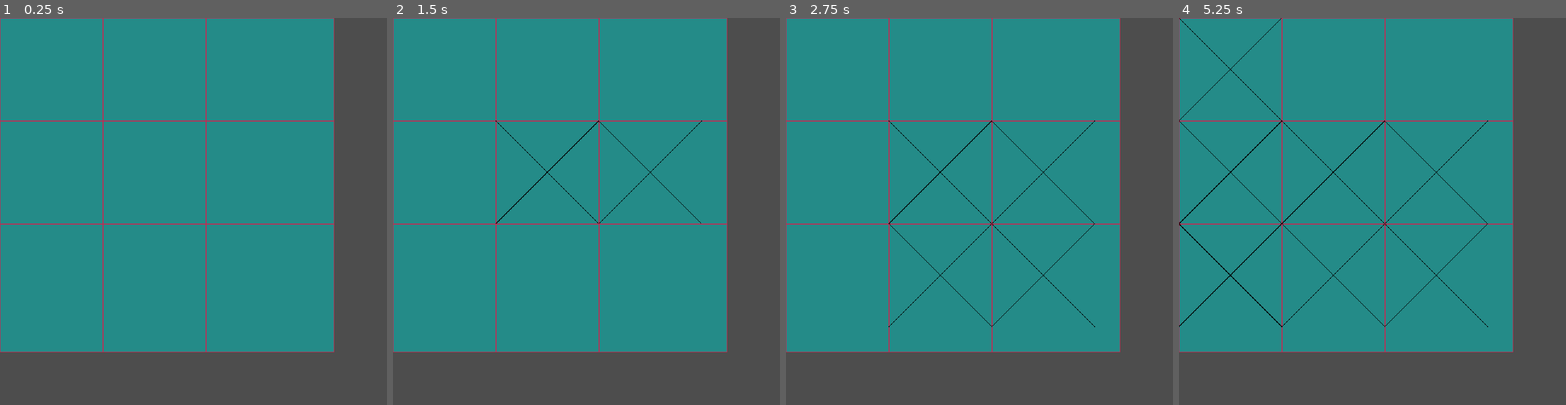
Above: before the commit, frames 1-4 (left to right).
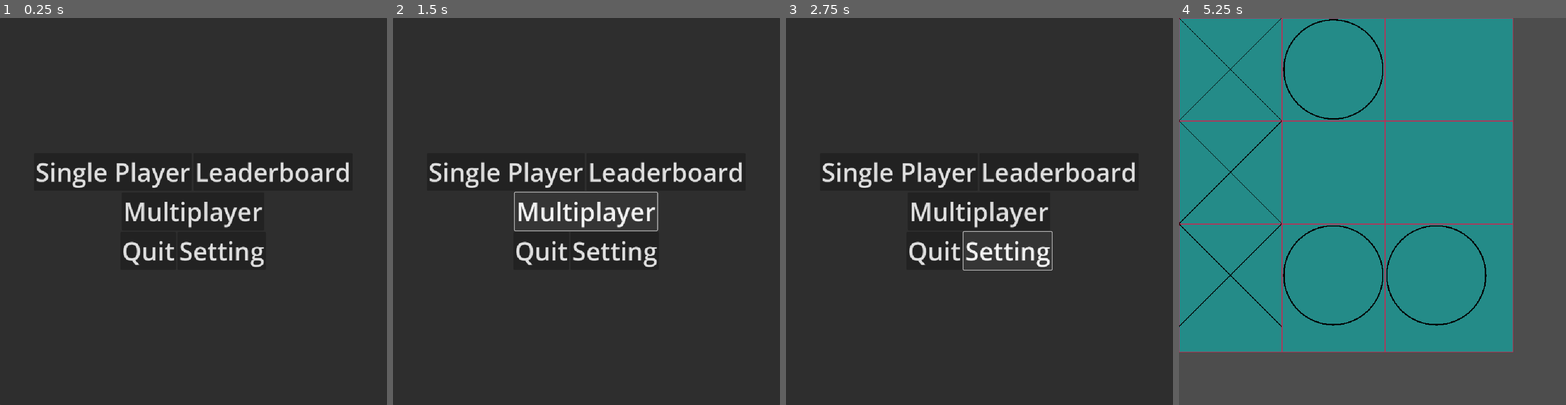
Above: after the commit, the same moments.

Repository: bryantp/tic-tac-toe
Game: Godot game, scene res://game_board.tscn
Same seed, same stepped clock (60 frames per second), same inputs: the game is played once before the commit and once after it.
Inputs (mouse positions are in pixels of both pictures, inside the frame that each line leads up to):
- Up to frame 1 (0.25 s): no input
- Up to frame 2 (1.5 s): click (667, 172) at 0.5 s, where only the run after the commit has a clickable "Leaderboard"; click (586, 211) at 1.25 s, where only the run after the commit has a clickable "Multiplayer"
- Up to frame 3 (2.75 s): click (1006, 250) at 2 s, where only the run after the commit has a clickable "Setting"
- Up to frame 4 (5.25 s): click (1291, 172) at 2.75 s, where only the run after the commit has a clickable "Single Player"; tap Enter at 3.5, 5 s; move the mouse to (1244, 83) at 3.52 s; click (1244, 83) at 3.67 s; tap Space at 4.25 s; move the mouse to (1244, 184) at 4.27 s; click (1244, 184) at 4.42 s; move the mouse to (1244, 288) at 5.02 s; click (1244, 288) at 5.17 s

The runs differ from the first frame. In frame 1, 100% of the frame differs, in the area x 0-100%, y 0-100%; in frame 2, 100%; in frame 3, 100%; in frame 4, 1.2%.

Commit message:
Added theme, basic gameplay loop, basic 'AI' and a simple menu

Diff:
--- a/game_board.gd
+++ b/game_board.gd
@@ -1,12 +1,65 @@
-extends Node
+extends Node2D
+
+var game_square_scene_resource: PackedScene = preload("res://game_square.tscn")
+var main_menu_scene_resource: PackedScene = preload("res://main_menu.tscn")
+var main_menu_scene
 
 var grid_count_vertical = 3
 var grid_count_horizontal = 3
-var board_places: Array[PackedScene] = []
+var board_places: Array[GameSquare] = []
 
-# Called when the node enters the scene tree for the first time.
-func _ready() -> void:
-	var game_square_scene_resource: PackedScene = preload("res://game_square.tscn")
+enum GAME_STATE {MAIN_MENU, SINGLE_PLAYER}
+var current_game_state = GAME_STATE.MAIN_MENU
+
+enum PLAYER_TURN {PLAYER_ONE, PLAYER_TWO}
+var current_player_turn = PLAYER_TURN.PLAYER_ONE
+
+func _process(delta: float) -> void:
+	if current_player_turn == PLAYER_TURN.PLAYER_ONE:
+		$InputBlockingRect.visible = false
+		$InputBlockingRect.mouse_filter = Control.MOUSE_FILTER_IGNORE
+	else: #The AI has to make a move
+		$InputBlockingRect.visible = true
+		$InputBlockingRect.mouse_filter = Control.MOUSE_FILTER_STOP
+		_ai_make_move()
+
+func _ai_make_move():
+	print("AI Making Move")
+	var empty_board_indices: Array[int] = []
+	# Gather all of the empty board spaces
+	for i in range(board_places.size()):
+		var board_piece = board_places[i]
+		if(board_piece.current_marker_type == GameSquare.MARKER_TYPE.NONE):
+			empty_board_indices.append(i)
+
+	print("Found %s empty board pieces" % empty_board_indices.size())
+	# Pick one at random
+	var random_index = randi_range(0, empty_board_indices.size())
+	var chosen_board_piece = board_places[random_index]
+	print("Chose index (%s,%s) as my board piece" % _get_xy_from_int(random_index))
+	# Place a cirle for now
+	chosen_board_piece.place_circle()
+	_handle_potential_win(_check_win())
+	current_player_turn = PLAYER_TURN.PLAYER_ONE
+
+func _draw() -> void:
+	if current_game_state == GAME_STATE.MAIN_MENU:
+		_render_main_menu()
+	else:
+		_render_game_board()
+
+func _render_main_menu() -> void:
+	main_menu_scene = main_menu_scene_resource.instantiate()
+	add_child(main_menu_scene)
+	main_menu_scene.selected_single_player.connect(_set_game_mode_single_player)
+
+# Signal handler for menu button single player
+func _set_game_mode_single_player() -> void:
+	current_game_state = GAME_STATE.SINGLE_PLAYER
+	main_menu_scene.hide()
+	queue_redraw()
+
+func _render_game_board() -> void:
 	var root_size = get_tree().root.size
 	var game_square_height = root_size.y / grid_count_vertical
 	var game_square_width = root_size.x / grid_count_horizontal
@@ -19,11 +72,81 @@
 			var game_square_scene = game_square_scene_resource.instantiate()
 			game_square_scene.position = Vector2(current_x,current_y)
 			add_child(game_square_scene)
+			game_square_scene.player_choice_made.connect(_handle_player_choice_made)
 			var scale = Vector2(game_square_width / float(root_size.x), game_square_height / float(root_size.y))
 			game_square_scene.set_scale(scale)
 			current_y += game_square_height
+			print("Placing Board Piece")
+			board_places.append(game_square_scene)
 		current_x += game_square_width
 
-# Called every frame. 'delta' is the elapsed time since the previous frame.
-func _process(delta: float) -> void:
-	pass
+func _handle_player_choice_made(marker_type: GameSquare.MARKER_TYPE) -> void:
+	print("Got player choice %s" % marker_type)
+	if current_player_turn != PLAYER_TURN.PLAYER_ONE:
+		# This will have to change when we have multiplayer
+		push_error("Player can't make a choice when it's not their turn, quitting game.")
+		get_tree().quit()
+	#We're going to have to stop player one from making choices here
+	current_player_turn = PLAYER_TURN.PLAYER_TWO
+	_handle_potential_win(_check_win())
+
+func _handle_potential_win(markerType: GameSquare.MARKER_TYPE) -> void:
+	print("Winning Marker %s" %  GameSquare.MARKER_TYPE.keys()[markerType])
+
+func _check_win():
+	# There are only 8 possible ways to win, manually check them all
+	var did_win: GameSquare.MARKER_TYPE
+	var horizontalTop: Array[GameSquare] = [_get_grid_at_xy(0,0), _get_grid_at_xy(1,0), _get_grid_at_xy(2,0)]
+	did_win = _check_row_for_win(horizontalTop)
+	if did_win != GameSquare.MARKER_TYPE.NONE:
+		return did_win
+
+	var horizontalMiddle: Array[GameSquare] = [_get_grid_at_xy(0,1), _get_grid_at_xy(1,1), _get_grid_at_xy(2,1)]
+	did_win = _check_row_for_win(horizontalMiddle)
+	if did_win != GameSquare.MARKER_TYPE.NONE:
+		return did_win
+
+	var horizontalBottom: Array[GameSquare] = [_get_grid_at_xy(0,2), _get_grid_at_xy(1,2), _get_grid_at_xy(2,2)]
+	did_win = _check_row_for_win(horizontalBottom)
+	if did_win != GameSquare.MARKER_TYPE.NONE:
+		return did_win
+
+	var verticalLeft: Array[GameSquare] = [_get_grid_at_xy(0,0), _get_grid_at_xy(0,1), _get_grid_at_xy(0,2)]
+	did_win = _check_row_for_win(verticalLeft)
+	if did_win != GameSquare.MARKER_TYPE.NONE:
+		return did_win
+
+	var verticalMiddle: Array[GameSquare] = [_get_grid_at_xy(1,0), _get_grid_at_xy(1,1), _get_grid_at_xy(2,1)]
+	did_win = _check_row_for_win(verticalMiddle)
+	if did_win != GameSquare.MARKER_TYPE.NONE:
+		return did_win
+
+	var verticalRight: Array[GameSquare] = [_get_grid_at_xy(2,0), _get_grid_at_xy(2,1), _get_grid_at_xy(2,2)]
+	did_win = _check_row_for_win(verticalRight)
+	if did_win != GameSquare.MARKER_TYPE.NONE:
+		return did_win
+
+	var diagRight: Array[GameSquare] = [_get_grid_at_xy(0,0), _get_grid_at_xy(1,1), _get_grid_at_xy(2,1)]
+	did_win = _check_row_for_win(diagRight)
+	if did_win != GameSquare.MARKER_TYPE.NONE:
+		return did_win
+
+	var diagLeft: Array[GameSquare] = [_get_grid_at_xy(2,0), _get_grid_at_xy(1,1), _get_grid_at_xy(0,2)]
+	return _check_row_for_win(diagLeft)
+
+func _check_row_for_win(row: Array[GameSquare]) -> GameSquare.MARKER_TYPE:
+	var x_wins = row.reduce(func(count, next): return count + 1 if next.current_marker_type == GameSquare.MARKER_TYPE.X else count, 0)
+	if x_wins == 3:
+		return GameSquare.MARKER_TYPE.X
+
+	var circle_wins = row.reduce(func(count, next): return count + 1 if next.current_marker_type == GameSquare.MARKER_TYPE.CIRCLE else count, 0)
+	if circle_wins == 3:
+		return GameSquare.MARKER_TYPE.CIRCLE
+
+	return GameSquare.MARKER_TYPE.NONE
+
+func _get_grid_at_xy(x: int, y: int) -> GameSquare:
+	return board_places[y * 3 + x]
+
+func _get_xy_from_int(i: int) -> Array[int]:
+	return [i / 3,i % 3]
--- a/game_board.tscn
+++ b/game_board.tscn
@@ -2,5 +2,29 @@
 
 [ext_resource type="Script" uid="uid://c5ye0vypmfy6m" path="res://game_board.gd" id="1_xrvgy"]
 
-[node name="MainGame" type="Node"]
+[node name="MainGame" type="Node2D"]
 script = ExtResource("1_xrvgy")
+
+[node name="InputBlockingRect" type="ColorRect" parent="."]
+visible = false
+z_index = 2
+offset_right = 999.0
+offset_bottom = 1000.0
+mouse_filter = 2
+color = Color(0.23529412, 0.3764706, 0.42352942, 0.89411765)
+
+[node name="Label" type="Label" parent="InputBlockingRect"]
+layout_mode = 1
+anchors_preset = 8
+anchor_left = 0.5
+anchor_top = 0.5
+anchor_right = 0.5
+anchor_bottom = 0.5
+offset_left = -70.5
+offset_top = -11.5
+offset_right = 70.5
+offset_bottom = 11.5
+grow_horizontal = 2
+grow_vertical = 2
+theme_override_font_sizes/font_size = 80
+text = "Other Player Goes"
--- a/game_square.gd
+++ b/game_square.gd
@@ -1,20 +1,39 @@
 extends Area2D
 
+class_name GameSquare
+
+signal player_choice_made(marker_type: MARKER_TYPE)
+
+enum MARKER_TYPE {CIRCLE, X, NONE}
+@export var current_marker_type: MARKER_TYPE = MARKER_TYPE.NONE
+
 func _ready() -> void:
+	current_marker_type = MARKER_TYPE.NONE
 	$Circle.visible = false
 	queue_redraw()
 
 func place_circle() -> void:
-	$Circle.visible = true
+	if current_marker_type != MARKER_TYPE.NONE:
+		return
+	current_marker_type = MARKER_TYPE.CIRCLE
+	if not $Circle.visible:
+		$Circle.visible = true
+	queue_redraw()
 
 func place_x() -> void:
+	if current_marker_type != MARKER_TYPE.NONE:
+		return
+
+	current_marker_type = MARKER_TYPE.X
 	var color = Color.BLACK
 	var width = 5
 	var size = get_tree().root.size
 
 	var lineOne = Line2D.new()
+	lineOne.name = "LineOne"
 	lineOne.width = width
 	lineOne.default_color = color
+	lineOne.z_index = 1
 	lineOne.points = [
 		Vector2(0, 0),
 		Vector2(size.x, size.y)
@@ -23,15 +42,20 @@
 	add_child(lineOne)
 
 	var lineTwo = Line2D.new()
+	lineTwo.name = "LineTwo"
 	lineTwo.width = width
 	lineTwo.default_color = color
+	lineTwo.z_index = 1
 	lineTwo.points = [
 		Vector2(size.x, 0),
 		Vector2(0, size.y),
 	]
 
 	add_child(lineTwo)
+	queue_redraw()
 
 func _on_input_event(viewport: Node, event: InputEvent, shape_idx: int) -> void:
 	if event is InputEventMouseButton and (event as InputEventMouseButton).pressed:
+		print("Placing Mark on board")
 		place_x()
+		player_choice_made.emit(MARKER_TYPE.X)
--- /dev/null
+++ b/main_menu.gd
@@ -0,0 +1,21 @@
+extends CanvasLayer
+
+signal selected_single_player
+signal selected_leaderboard
+signal selected_multiplayer
+signal selected_settings
+
+func _on_single_player_button_pressed() -> void:
+	selected_single_player.emit()
+
+func _on_leaderboard_pressed() -> void:
+	selected_leaderboard.emit()
+
+func _on_multiplayer_button_pressed() -> void:
+	selected_multiplayer.emit()
+
+func _on_quit_button_pressed() -> void:
+	pass # Replace with function body.
+
+func _on_settings_button_pressed() -> void:
+	selected_settings.emit()
--- /dev/null
+++ b/main_menu.tscn
@@ -0,0 +1,61 @@
+[gd_scene load_steps=3 format=3 uid="uid://lh4nhusaonsa"]
+
+[ext_resource type="Theme" uid="uid://uhqicibdpjko" path="res://main_theme.tres" id="1_06t4h"]
+[ext_resource type="Script" uid="uid://brspukak7iy64" path="res://main_menu.gd" id="1_7vrkn"]
+
+[node name="MenuCanvasLayer" type="CanvasLayer"]
+script = ExtResource("1_7vrkn")
+
+[node name="PanelContainer" type="PanelContainer" parent="."]
+anchors_preset = 15
+anchor_right = 1.0
+anchor_bottom = 1.0
+grow_horizontal = 2
+grow_vertical = 2
+size_flags_horizontal = 3
+size_flags_vertical = 3
+theme = ExtResource("1_06t4h")
+metadata/_edit_use_anchors_ = true
+
+[node name="VBoxContainer" type="VBoxContainer" parent="PanelContainer"]
+layout_mode = 2
+size_flags_horizontal = 4
+size_flags_vertical = 4
+
+[node name="HBoxContainer" type="HBoxContainer" parent="PanelContainer/VBoxContainer"]
+layout_mode = 2
+size_flags_horizontal = 4
+
+[node name="SinglePlayerButton" type="Button" parent="PanelContainer/VBoxContainer/HBoxContainer"]
+layout_mode = 2
+text = "Single Player"
+
+[node name="Leaderboard" type="Button" parent="PanelContainer/VBoxContainer/HBoxContainer"]
+layout_mode = 2
+text = "Leaderboard"
+
+[node name="HBoxContainer2" type="HBoxContainer" parent="PanelContainer/VBoxContainer"]
+layout_mode = 2
+size_flags_horizontal = 4
+
+[node name="MultiplayerButton" type="Button" parent="PanelContainer/VBoxContainer/HBoxContainer2"]
+layout_mode = 2
+text = "Multiplayer"
+
+[node name="HBoxContainer3" type="HBoxContainer" parent="PanelContainer/VBoxContainer"]
+layout_mode = 2
+size_flags_horizontal = 4
+
+[node name="QuitButton" type="Button" parent="PanelContainer/VBoxContainer/HBoxContainer3"]
+layout_mode = 2
+text = "Quit"
+
+[node name="SettingsButton" type="Button" parent="PanelContainer/VBoxContainer/HBoxContainer3"]
+layout_mode = 2
+text = "Setting"
+
+[connection signal="pressed" from="PanelContainer/VBoxContainer/HBoxContainer/SinglePlayerButton" to="." method="_on_single_player_button_pressed"]
+[connection signal="pressed" from="PanelContainer/VBoxContainer/HBoxContainer/Leaderboard" to="." method="_on_leaderboard_pressed"]
+[connection signal="pressed" from="PanelContainer/VBoxContainer/HBoxContainer2/MultiplayerButton" to="." method="_on_multiplayer_button_pressed"]
+[connection signal="pressed" from="PanelContainer/VBoxContainer/HBoxContainer3/QuitButton" to="." method="_on_quit_button_pressed"]
+[connection signal="pressed" from="PanelContainer/VBoxContainer/HBoxContainer3/SettingsButton" to="." method="_on_settings_button_pressed"]
--- /dev/null
+++ b/main_theme.tres
@@ -0,0 +1,4 @@
+[gd_resource type="Theme" format=3 uid="uid://uhqicibdpjko"]
+
+[resource]
+Button/font_sizes/font_size = 65
Not shown, added: main_menu.gd.uid
Not shown, added: game_board.tscn97321832530.tmp
